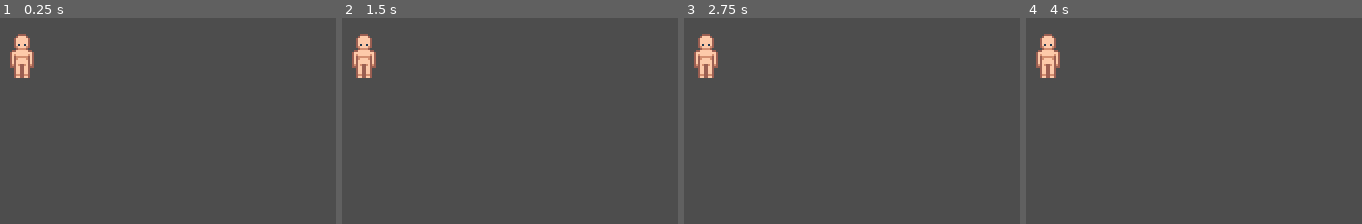
Above: before the commit, frames 1-4 (left to right).
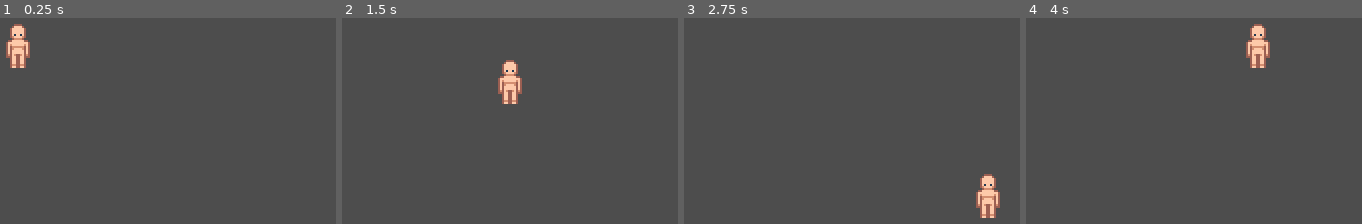
Above: after the commit, the same moments.

Repository: ArthurPog/wrong-floor
Game: Godot game, scene res://wrong_floor.tscn
The game is run twice, just before and just after one commit, with the same random seed, the same clock (stepped at 60 frames per second) and the same inputs.
Inputs:
- Up to frame 1 (0.25 s): no input
- Up to frame 2 (1.5 s): tap Enter at 0.5 s; hold D (right) 0.53-1.28 s; hold S (down) from 1.28 s (still down)
- Up to frame 3 (2.75 s): release S (down) at 2.03 s; hold D (right) from 2.03 s (still down)
- Up to frame 4 (4 s): release D (right) at 2.78 s; hold W (up) 2.78-3.53 s; hold A (left) from 3.53 s (still down)

The runs differ from the first frame. In frame 1, 1.2% of the frame differs, in the area x 1-11%, y 2-30%; in frame 2, 2.3%, in the area x 2-54%, y 7-42%; in frame 3, 2.3%; in frame 4, 2.3%.

Commit message:
Made the character move using WSAD and arrow keys

Diff:
--- /dev/null
+++ b/Player/Scripts/player.gd
@@ -0,0 +1,22 @@
+class_name Player extends CharacterBody2D
+
+var move_speed : float = 100.0
+
+# Called when the node enters the scene tree for the first time.
+func _ready() -> void:
+	pass # Replace with function body.
+
+
+# Called every frame. 'delta' is the elapsed time since the previous frame.
+func _process(delta: float) -> void:
+
+	var direction : Vector2 = Vector2.ZERO
+	direction.x = Input.get_action_strength("right") - Input.get_action_strength ("left")
+	direction.y = Input.get_action_strength("down") - Input.get_action_strength ("up")
+
+	velocity = direction * move_speed
+	pass
+
+
+func _physics_process(delta: float) -> void:
+	move_and_slide()
--- /dev/null
+++ b/Player/player.tscn
@@ -0,0 +1,18 @@
+[gd_scene format=3 uid="uid://bpe11oddu1xq7"]
+
+[ext_resource type="Script" uid="uid://chft2bu1o4qh7" path="res://Player/Scripts/player.gd" id="1_4ntmi"]
+[ext_resource type="Texture2D" uid="uid://drnk4t1ehb8hn" path="res://Assets/Aseprite/main-character.png" id="1_l8h54"]
+
+[sub_resource type="CircleShape2D" id="CircleShape2D_o308s"]
+
+[node name="Player" type="CharacterBody2D" unique_id=501644607]
+script = ExtResource("1_4ntmi")
+
+[node name="CollisionShape2D" type="CollisionShape2D" parent="." unique_id=313708489]
+scale = Vector2(0.5, 0.5)
+shape = SubResource("CircleShape2D_o308s")
+
+[node name="Sprite2D" type="Sprite2D" parent="." unique_id=1687108417]
+position = Vector2(0, -10)
+texture = ExtResource("1_l8h54")
+hframes = 4
--- a/wrong_floor.tscn
+++ b/wrong_floor.tscn
@@ -1,17 +1,8 @@
 [gd_scene format=3 uid="uid://bypnimlbnhu3m"]
 
-[ext_resource type="Texture2D" uid="uid://drnk4t1ehb8hn" path="res://Assets/Aseprite/main-character.png" id="1_awitu"]
-
-[sub_resource type="CircleShape2D" id="CircleShape2D_o308s"]
+[ext_resource type="PackedScene" uid="uid://bpe11oddu1xq7" path="res://Player/player.tscn" id="1_awitu"]
 
 [node name="WrongFloor" type="Node2D" unique_id=189181942]
 
-[node name="CharacterBody2D" type="CharacterBody2D" parent="." unique_id=1356421329]
-
-[node name="CollisionShape2D" type="CollisionShape2D" parent="CharacterBody2D" unique_id=2058148095]
-shape = SubResource("CircleShape2D_o308s")
-
-[node name="Sprite2D" type="Sprite2D" parent="CharacterBody2D" unique_id=1437322889]
-position = Vector2(156, 114)
-texture = ExtResource("1_awitu")
-hframes = 4
+[node name="Player" parent="." unique_id=501644607 instance=ExtResource("1_awitu")]
+position = Vector2(154, 119)
Not shown, added: Player/Scripts/player.gd.uid
